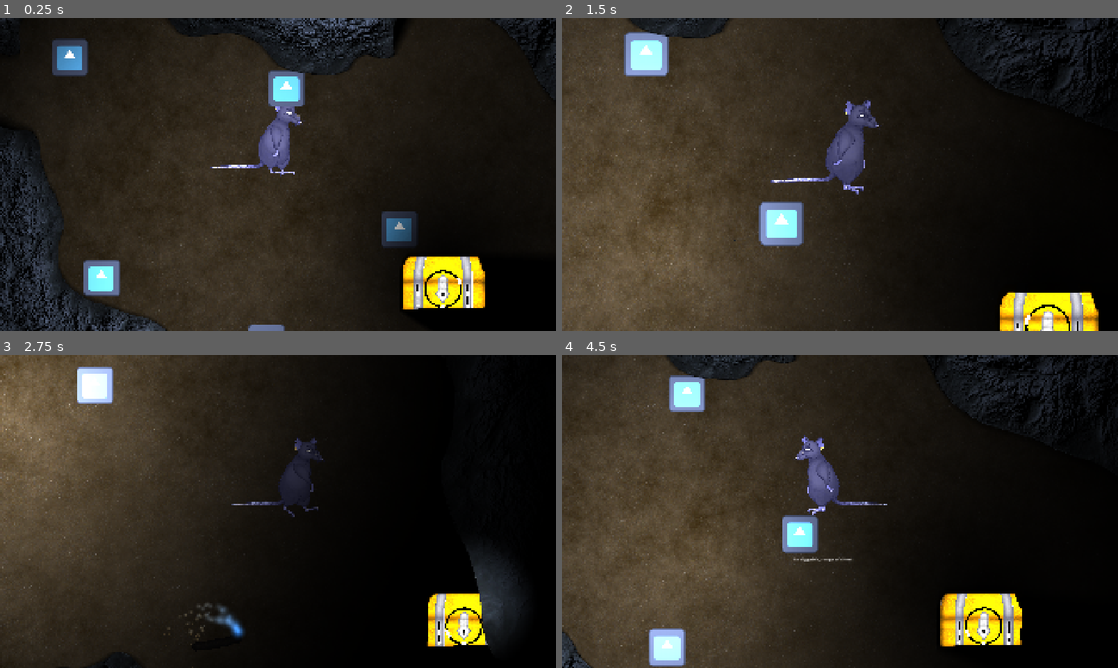
Above: before the commit, frames 1-4 (two rows, left to right).
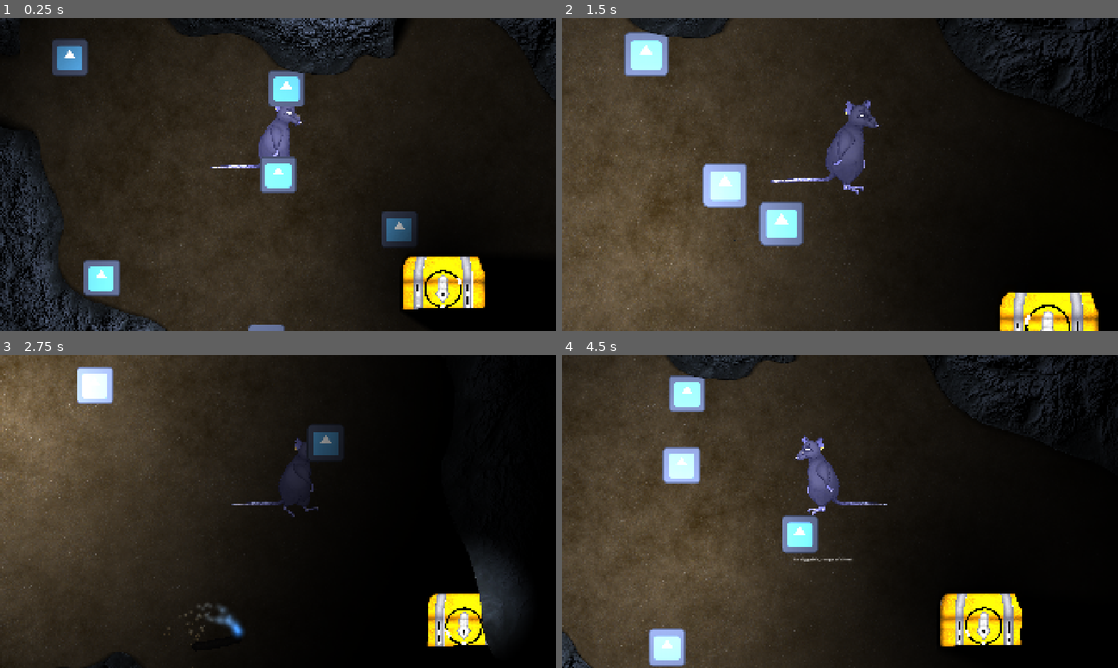
Above: after the commit, the same moments.

Repository: sageofthesevenseas/GDWJ82-Unseen
Game: Godot game, scene res://00_Scenes/main.tscn
Two runs of this game, one before a commit and one after it. Both use one fixed random seed, a clock stepped at 60 frames per second and the inputs below. The engine's default icon, where the game draws it, is replaced by a stand-in: a white triangle on a blue panel in a dark square.
Inputs (mouse positions are in pixels of both pictures, inside the frame that each line leads up to):
- Up to frame 1 (0.25 s): no input
- Up to frame 2 (1.5 s): move the mouse to (962, 158) at 0.52 s; hold D (move_right) 0.53-1.28 s; hold E (dig) 0.53-1.28 s; move the mouse to (728, 190) at 1.27 s; hold S (move_down) from 1.28 s (still down); tap Mouse wheel up (zoom_in) at 1.35 s
- Up to frame 3 (2.75 s): move the mouse to (333, 442) at 2.02 s; release S (move_down) at 2.03 s; hold D (move_right) from 2.03 s (still down); tap Mouse wheel down (zoom_out) at 2.1 s
- Up to frame 4 (4.5 s): move the mouse to (812, 574) at 2.77 s; release D (move_right) at 2.78 s; hold W (move_up) 2.78-3.53 s; tap E (dig) at 2.85 s; move the mouse to (1006, 558) at 3.52 s; hold A (move_left) from 3.53 s (still down); tap Mouse wheel up (zoom_in) at 3.6 s; move the mouse to (673, 464) at 4.27 s; tap Mouse wheel down (zoom_out) at 4.35 s

The runs differ from the first frame. In frame 1, 0.8% of the frame differs, in the area x 46-54%, y 44-56%; in frame 2, 1.1%, in the area x 25-34%, y 46-61%; in frame 3, 0.6%; in frame 4, 0.8%.

Commit message:
LZD [005] added mouse tracker to character

Diff:
--- a/00_Scenes/character.tscn
+++ b/00_Scenes/character.tscn
@@ -1,8 +1,10 @@
-[gd_scene load_steps=7 format=3 uid="uid://qlr7s5cs5b3y"]
+[gd_scene load_steps=9 format=3 uid="uid://qlr7s5cs5b3y"]
 
 [ext_resource type="Script" uid="uid://66km6hddhlgn" path="res://Scripts/character.gd" id="1_48qfa"]
 [ext_resource type="PackedScene" uid="uid://rwqyuhniy1u" path="res://00_Scenes/chest_minigame.tscn" id="3_h7igj"]
 [ext_resource type="PackedScene" uid="uid://b206ab03crtra" path="res://Player/player_visuals.tscn" id="3_vwvbh"]
+[ext_resource type="Script" uid="uid://c3t2kxjk24a0q" path="res://00_Scenes/throwing_system.gd" id="4_spk8f"]
+[ext_resource type="Texture2D" uid="uid://dung3pr0ow7d5" path="res://icon.svg" id="5_spk8f"]
 
 [sub_resource type="CapsuleShape2D" id="CapsuleShape2D_h7igj"]
 radius = 64.0
@@ -42,3 +44,16 @@
 [node name="PlayerVisuals" parent="." instance=ExtResource("3_vwvbh")]
 scale = Vector2(0.3, 0.3)
 script = SubResource("GDScript_h7igj")
+
+[node name="Marker2D" type="Marker2D" parent="."]
+
+[node name="ThrowingSystem" type="Node2D" parent="."]
+position = Vector2(-2, -200)
+script = ExtResource("4_spk8f")
+
+[node name="ProjectileSpawn" type="Marker2D" parent="ThrowingSystem"]
+
+[node name="Sprite2D" type="Sprite2D" parent="ThrowingSystem/ProjectileSpawn"]
+texture = ExtResource("5_spk8f")
+
+[node name="TrajectoryPreview" type="Line2D" parent="ThrowingSystem"]
--- /dev/null
+++ b/00_Scenes/lazybones_test_env.tscn
@@ -0,0 +1,9 @@
+[gd_scene load_steps=2 format=3 uid="uid://goht237kjiac"]
+
+[ext_resource type="PackedScene" uid="uid://qlr7s5cs5b3y" path="res://00_Scenes/character.tscn" id="1_f58qq"]
+
+[node name="Lazybones_Test_env" type="Node2D"]
+
+[node name="CharacterBody2D" parent="." instance=ExtResource("1_f58qq")]
+
+[editable path="CharacterBody2D"]
--- /dev/null
+++ b/00_Scenes/projectile.gd
@@ -0,0 +1 @@
+extends RigidBody2D
--- /dev/null
+++ b/00_Scenes/projectile_torch.tscn
@@ -0,0 +1,24 @@
+[gd_scene load_steps=5 format=3 uid="uid://n6ts3irheryv"]
+
+[ext_resource type="Script" uid="uid://cyl8x5jrafcug" path="res://00_Scenes/projectile.gd" id="1_2sl5h"]
+[ext_resource type="PackedScene" uid="uid://mwu3nkm7l7ih" path="res://00_Scenes/torch.tscn" id="1_4yd83"]
+
+[sub_resource type="PhysicsMaterial" id="PhysicsMaterial_4yd83"]
+bounce = 0.28
+
+[sub_resource type="CapsuleShape2D" id="CapsuleShape2D_2sl5h"]
+radius = 19.0
+height = 170.0
+
+[node name="Projectile" type="RigidBody2D"]
+collision_layer = 2
+collision_mask = 2
+physics_material_override = SubResource("PhysicsMaterial_4yd83")
+script = ExtResource("1_2sl5h")
+
+[node name="Torch" parent="." instance=ExtResource("1_4yd83")]
+position = Vector2(22, 0)
+
+[node name="CollisionShape2D" type="CollisionShape2D" parent="."]
+rotation = 1.5708
+shape = SubResource("CapsuleShape2D_2sl5h")
--- /dev/null
+++ b/00_Scenes/throwing_system.gd
@@ -0,0 +1,15 @@
+extends Node2D
+@onready var projectile_spawn: Marker2D = $ProjectileSpawn
+@onready var trajectory_preview: Line2D = $TrajectoryPreview
+
+var max_radius := 600.0
+
+func _process(delta: float) -> void:
+
+	var mouse_pos = get_local_mouse_position()
+	var distance = mouse_pos.length()
+
+	if distance > max_radius:
+		projectile_spawn.position = mouse_pos.normalized() * max_radius
+	else:
+		projectile_spawn.position = mouse_pos
--- a/Scripts/character.gd
+++ b/Scripts/character.gd
@@ -10,6 +10,7 @@
 
 @onready var geolocation_area := $"GeolocationArea" as Area2D
 @onready var chest_minigame_manager := $Chest_Minigame as ChestMinigameManager
+
 
 enum GeolocationState { IDLE, IN_DIGGABLE_RANGE }
 var current_geolocation_state := GeolocationState.IDLE
--- a/project.godot
+++ b/project.godot
@@ -65,6 +65,11 @@
 , Object(InputEventKey,"resource_local_to_scene":false,"resource_name":"","device":-1,"window_id":0,"alt_pressed":false …(186 unchanged characters)…
 ]
 }
+throw={
+"deadzone": 0.2,
+"events": [Object(InputEventMouseButton,"resource_local_to_scene":false,"resource_name":"","device":-1,"window_id":0,"alt_pressed":false,"shift_pressed":false,"ctrl_pressed":false,"meta_pressed":false,"button_mask":0,"position":Vector2(0, 0),"global_position":Vector2(0, 0),"factor":1.0,"button_index":1,"canceled":false,"pressed":false,"double_click":false,"script":null)
+]
+}
 
 [physics]
 
Not shown: 1 places in 00_Scenes/chest_minigame.tscn that only renumber resources
Not shown, added: 00_Scenes/projectile.gd.uid
Not shown, added: 00_Scenes/throwing_system.gd.uid
